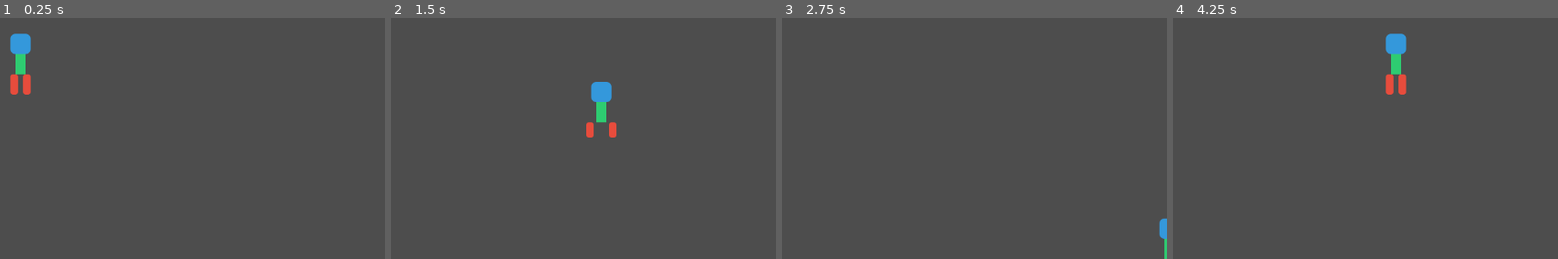
Above: before the commit, frames 1-4 (left to right).
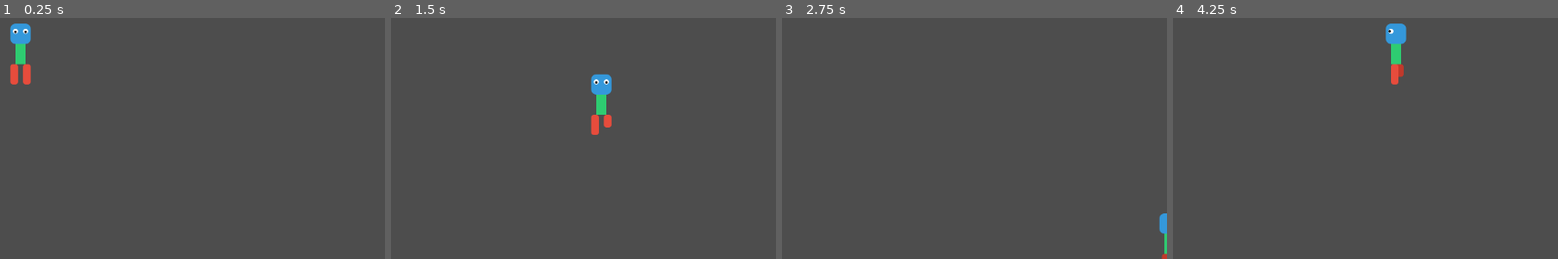
Above: after the commit, the same moments.

Repository: saltchicken/vibe_game
Game: Godot game, scene res://main.tscn
Same seed, same stepped clock (60 frames per second), same inputs: the game is played once before the commit and once after it.
Inputs:
- Up to frame 1 (0.25 s): no input
- Up to frame 2 (1.5 s): tap Enter at 0.5 s; hold Right (ui_right) 0.53-1.28 s; hold Down (ui_down) from 1.28 s (still down)
- Up to frame 3 (2.75 s): release Down (ui_down) at 2.03 s; hold Right (ui_right) from 2.03 s (still down)
- Up to frame 4 (4.25 s): release Right (ui_right) at 2.78 s; hold Up (ui_up) 2.78-3.53 s; tap Space at 3.5 s; hold Left (ui_left) from 3.53 s (still down)

The runs differ from the first frame. In frame 1, 0.9% of the frame differs, in the area x 2-9%, y 2-32%; in frame 2, 0.9%; in frame 3, 0.1%; in frame 4, 1.0%, in the area x 55-61%, y 2-32%.

Commit message:
Add direction animations

Diff:
--- a/main.tscn
+++ b/main.tscn
@@ -9,4 +9,5 @@
 position = Vector2(576, 324)
 texture = ExtResource("2_sheet")
 hframes = 4
+vframes = 4
 script = ExtResource("1_script")
--- a/player.gd
+++ b/player.gd
@@ -1,27 +1,40 @@
 extends Sprite2D
 
 var move_speed: float = 400.0
-var fps: float = 12.0 # Animation speed (frames per second)
-var anim_timer: float = 0.0
+
+# Animation properties
+var current_dir: int = 0      # 0: Down, 1: Right, 2: Up, 3: Left
+var anim_frame: int = 0       # 0, 1, 2, or 3 (columns)
+var anim_timer: float = 0.0   # Tracks time for frame updates
+var anim_fps: float = 8.0     # Frames per second for walking
 
 func _process(delta: float) -> void:
-	# 1. Handle Movement
-	var input_dir = Input.get_vector("ui_left", "ui_right", "ui_up", "ui_down")
-	position += input_dir * move_speed * delta
+    # 1. Handle Movement
+    var input_dir = Input.get_vector("ui_left", "ui_right", "ui_up", "ui_down")
+    position += input_dir * move_speed * delta
 
-	# 2. Handle Animation
-	if input_dir.length() > 0:
-		# Flip the sprite visually if moving left
-		if input_dir.x != 0:
-			flip_h = input_dir.x < 0
+    # 2. Handle Direction and Animation
+    if input_dir.length() > 0:
+        # Determine current row (direction)
+        if input_dir.y > 0:
+            current_dir = 0 # Down (Row 0)
+        elif input_dir.x > 0:
+            current_dir = 1 # Right (Row 1)
+        elif input_dir.y < 0:
+            current_dir = 2 # Up (Row 2)
+        elif input_dir.x < 0:
+            current_dir = 3 # Left (Row 3)
 
-		# Advance the animation timer
-		anim_timer += delta
-		if anim_timer >= 1.0 / fps:
-			anim_timer = 0.0
-			# Loop through frames 0, 1, 2, 3
-			frame = (frame + 1) % hframes
-	else:
-		# Reset to the standing/idle frame if no keys are pressed
-		frame = 0
-		anim_timer = 0.0
+        # Update animation frame timer
+        anim_timer += delta
+        if anim_timer >= 1.0 / anim_fps:
+            anim_timer -= 1.0 / anim_fps
+            anim_frame = (anim_frame + 1) % 4
+    else:
+        # If not moving, snap back to the standing frame (column 0)
+        anim_frame = 0
+        anim_timer = 0.0
+
+    # 3. Apply the calculated frame
+    # Formula: (Row * Total_Columns) + Current_Column
+    frame = (current_dir * 4) + anim_frame
--- a/player.svg
+++ b/player.svg
@@ -1,29 +1,53 @@
-<svg width="512" height="128" xmlns="http://www.w3.org/2000/svg">
-  <!-- Frame 0: Idle/Neutral -->
+<svg width="512" height="512" xmlns="http://www.w3.org/2000/svg">
   <g transform="translate(0,0)">
-    <rect x="48" y="32" width="32" height="32" fill="#3498db" rx="8"/> <!-- Head -->
-    <rect x="56" y="64" width="16" height="32" fill="#2ecc71"/> <!-- Body -->
-    <rect x="48" y="96" width="12" height="32" fill="#e74c3c" rx="4"/> <!-- Left Leg -->
-    <rect x="68" y="96" width="12" height="32" fill="#e74c3c" rx="4"/> <!-- Right Leg -->
+    <rect x="48" y="16" width="32" height="32" fill="#3498db" rx="8"/> <rect x="56" y="48" width="16" height="32" fill="#2ecc71"/> <rect x="48" y="80" width="12" height="32" fill="#e74c3c" rx="4"/> <rect x="68" y="80" width="12" height="32" fill="#e74c3c" rx="4"/> <circle cx="56" cy="28" r="4" fill="white"/> <circle cx="56" cy="29" r="2" fill="#111"/> <circle cx="72" cy="28" r="4" fill="white"/> <circle cx="72" cy="29" r="2" fill="#111"/>
   </g>
-  <!-- Frame 1: Run Step 1 -->
   <g transform="translate(128,0)">
-    <rect x="48" y="28" width="32" height="32" fill="#3498db" rx="8"/>
-    <rect x="56" y="60" width="16" height="32" fill="#2ecc71"/>
-    <rect x="40" y="92" width="12" height="24" fill="#e74c3c" rx="4"/> <!-- Leg back -->
-    <rect x="76" y="92" width="12" height="24" fill="#e74c3c" rx="4"/> <!-- Leg forward -->
+    <rect x="48" y="16" width="32" height="32" fill="#3498db" rx="8"/> <rect x="56" y="48" width="16" height="32" fill="#2ecc71"/> <rect x="48" y="80" width="12" height="20" fill="#e74c3c" rx="4"/> <rect x="68" y="80" width="12" height="32" fill="#e74c3c" rx="4"/> <circle cx="56" cy="28" r="4" fill="white"/> <circle cx="56" cy="29" r="2" fill="#111"/> <circle cx="72" cy="28" r="4" fill="white"/> <circle cx="72" cy="29" r="2" fill="#111"/>
   </g>
-  <!-- Frame 2: Mid-air / Passing -->
   <g transform="translate(256,0)">
-    <rect x="48" y="24" width="32" height="32" fill="#3498db" rx="8"/>
-    <rect x="56" y="56" width="16" height="32" fill="#2ecc71"/>
-    <rect x="56" y="88" width="16" height="32" fill="#e74c3c" rx="4"/> <!-- Legs together -->
+    <rect x="48" y="16" width="32" height="32" fill="#3498db" rx="8"/> <rect x="56" y="48" width="16" height="32" fill="#2ecc71"/> <rect x="48" y="80" width="12" height="32" fill="#e74c3c" rx="4"/> <rect x="68" y="80" width="12" height="32" fill="#e74c3c" rx="4"/> <circle cx="56" cy="28" r="4" fill="white"/> <circle cx="56" cy="29" r="2" fill="#111"/> <circle cx="72" cy="28" r="4" fill="white"/> <circle cx="72" cy="29" r="2" fill="#111"/>
   </g>
-  <!-- Frame 3: Run Step 2 -->
   <g transform="translate(384,0)">
-    <rect x="48" y="28" width="32" height="32" fill="#3498db" rx="8"/>
-    <rect x="56" y="60" width="16" height="32" fill="#2ecc71"/>
-    <rect x="76" y="92" width="12" height="24" fill="#e74c3c" rx="4"/> <!-- Leg back -->
-    <rect x="40" y="92" width="12" height="24" fill="#e74c3c" rx="4"/> <!-- Leg forward -->
+    <rect x="48" y="16" width="32" height="32" fill="#3498db" rx="8"/> <rect x="56" y="48" width="16" height="32" fill="#2ecc71"/> <rect x="48" y="80" width="12" height="32" fill="#e74c3c" rx="4"/> <rect x="68" y="80" width="12" height="20" fill="#e74c3c" rx="4"/> <circle cx="56" cy="28" r="4" fill="white"/> <circle cx="56" cy="29" r="2" fill="#111"/> <circle cx="72" cy="28" r="4" fill="white"/> <circle cx="72" cy="29" r="2" fill="#111"/>
+  </g>
+
+  <g transform="translate(0,128)">
+    <rect x="48" y="16" width="32" height="32" fill="#3498db" rx="8"/> <rect x="56" y="48" width="16" height="32" fill="#2ecc71"/> <rect x="56" y="80" width="16" height="32" fill="#e74c3c" rx="4"/> <circle cx="72" cy="28" r="4" fill="white"/> <circle cx="74" cy="28" r="2" fill="#111"/>
+  </g>
+  <g transform="translate(128,128)">
+    <rect x="48" y="16" width="32" height="32" fill="#3498db" rx="8"/> <rect x="56" y="48" width="16" height="32" fill="#2ecc71"/> <rect x="52" y="80" width="12" height="20" fill="#c0392b" rx="4"/> <rect x="60" y="80" width="12" height="32" fill="#e74c3c" rx="4"/> <circle cx="72" cy="28" r="4" fill="white"/> <circle cx="74" cy="28" r="2" fill="#111"/>
+  </g>
+  <g transform="translate(256,128)">
+    <rect x="48" y="16" width="32" height="32" fill="#3498db" rx="8"/> <rect x="56" y="48" width="16" height="32" fill="#2ecc71"/> <rect x="56" y="80" width="16" height="32" fill="#e74c3c" rx="4"/> <circle cx="72" cy="28" r="4" fill="white"/> <circle cx="74" cy="28" r="2" fill="#111"/>
+  </g>
+  <g transform="translate(384,128)">
+    <rect x="48" y="16" width="32" height="32" fill="#3498db" rx="8"/> <rect x="56" y="48" width="16" height="32" fill="#2ecc71"/> <rect x="60" y="80" width="12" height="20" fill="#e74c3c" rx="4"/> <rect x="52" y="80" width="12" height="32" fill="#c0392b" rx="4"/> <circle cx="72" cy="28" r="4" fill="white"/> <circle cx="74" cy="28" r="2" fill="#111"/>
+  </g>
+
+  <g transform="translate(0,256)">
+    <rect x="48" y="16" width="32" height="32" fill="#3498db" rx="8"/> <rect x="56" y="48" width="16" height="32" fill="#2ecc71"/> <rect x="48" y="80" width="12" height="32" fill="#e74c3c" rx="4"/> <rect x="68" y="80" width="12" height="32" fill="#e74c3c" rx="4"/>
+  </g>
+  <g transform="translate(128,256)">
+    <rect x="48" y="16" width="32" height="32" fill="#3498db" rx="8"/> <rect x="56" y="48" width="16" height="32" fill="#2ecc71"/> <rect x="48" y="80" width="12" height="20" fill="#e74c3c" rx="4"/> <rect x="68" y="80" width="12" height="32" fill="#e74c3c" rx="4"/>
+  </g>
+  <g transform="translate(256,256)">
+    <rect x="48" y="16" width="32" height="32" fill="#3498db" rx="8"/> <rect x="56" y="48" width="16" height="32" fill="#2ecc71"/> <rect x="48" y="80" width="12" height="32" fill="#e74c3c" rx="4"/> <rect x="68" y="80" width="12" height="32" fill="#e74c3c" rx="4"/>
+  </g>
+  <g transform="translate(384,256)">
+    <rect x="48" y="16" width="32" height="32" fill="#3498db" rx="8"/> <rect x="56" y="48" width="16" height="32" fill="#2ecc71"/> <rect x="48" y="80" width="12" height="32" fill="#e74c3c" rx="4"/> <rect x="68" y="80" width="12" height="20" fill="#e74c3c" rx="4"/>
+  </g>
+
+  <g transform="translate(0,384)">
+    <rect x="48" y="16" width="32" height="32" fill="#3498db" rx="8"/> <rect x="56" y="48" width="16" height="32" fill="#2ecc71"/> <rect x="56" y="80" width="16" height="32" fill="#e74c3c" rx="4"/> <circle cx="56" cy="28" r="4" fill="white"/> <circle cx="54" cy="28" r="2" fill="#111"/>
+  </g>
+  <g transform="translate(128,384)">
+    <rect x="48" y="16" width="32" height="32" fill="#3498db" rx="8"/> <rect x="56" y="48" width="16" height="32" fill="#2ecc71"/> <rect x="64" y="80" width="12" height="20" fill="#c0392b" rx="4"/> <rect x="56" y="80" width="12" height="32" fill="#e74c3c" rx="4"/> <circle cx="56" cy="28" r="4" fill="white"/> <circle cx="54" cy="28" r="2" fill="#111"/>
+  </g>
+  <g transform="translate(256,384)">
+    <rect x="48" y="16" width="32" height="32" fill="#3498db" rx="8"/> <rect x="56" y="48" width="16" height="32" fill="#2ecc71"/> <rect x="56" y="80" width="16" height="32" fill="#e74c3c" rx="4"/> <circle cx="56" cy="28" r="4" fill="white"/> <circle cx="54" cy="28" r="2" fill="#111"/>
+  </g>
+  <g transform="translate(384,384)">
+    <rect x="48" y="16" width="32" height="32" fill="#3498db" rx="8"/> <rect x="56" y="48" width="16" height="32" fill="#2ecc71"/> <rect x="56" y="80" width="12" height="20" fill="#e74c3c" rx="4"/> <rect x="64" y="80" width="12" height="32" fill="#c0392b" rx="4"/> <circle cx="56" cy="28" r="4" fill="white"/> <circle cx="54" cy="28" r="2" fill="#111"/>
   </g>
 </svg>
